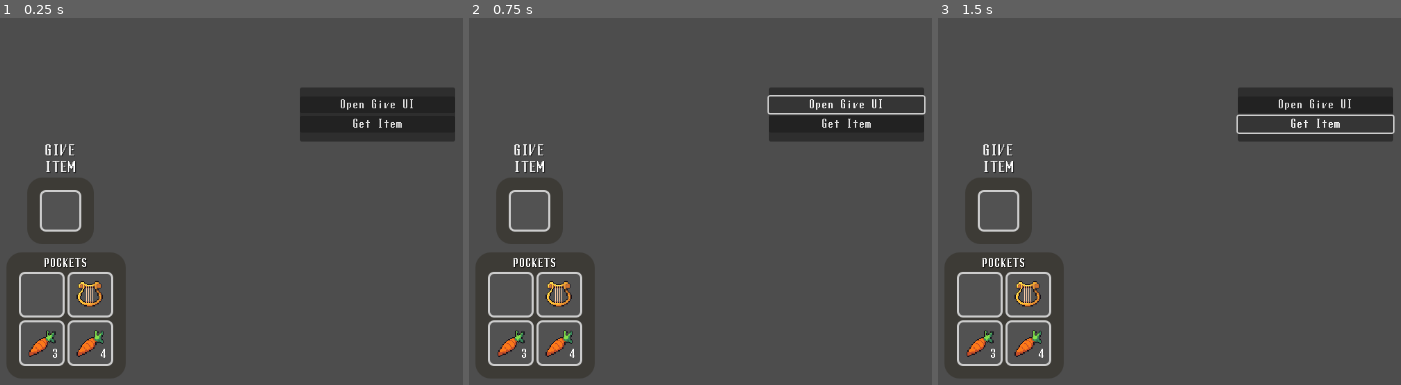
Above: before the commit, frames 1-3 (left to right).
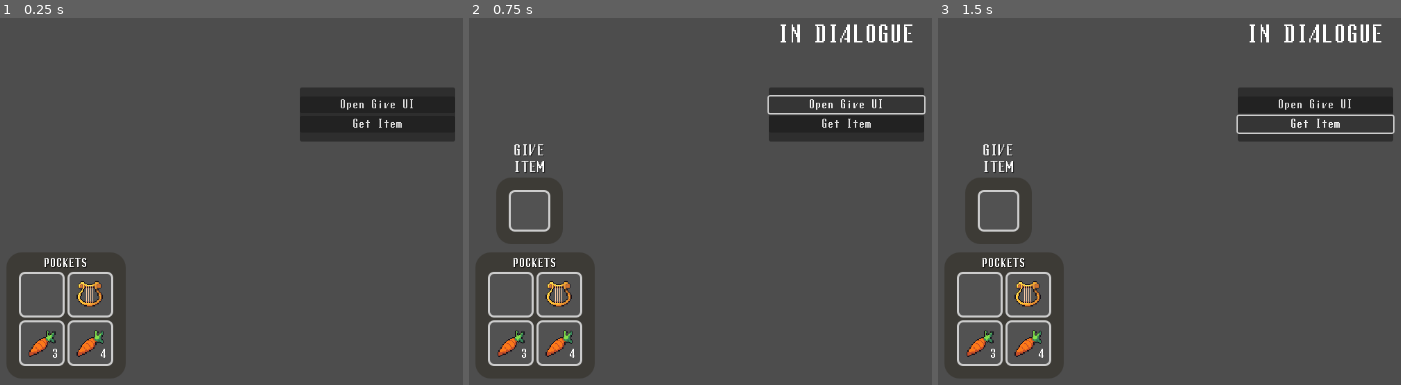
Above: after the commit, the same moments.

Repository: hamgoblin45/Fascism-Sim
Game: Godot game, scene res://Interface/inventory_ui.tscn
Same seed, same stepped clock (60 frames per second), same inputs: the game is played once before the commit and once after it.
Inputs:
- Up to frame 1 (0.25 s): no input
- Up to frame 2 (0.75 s): click "Open Give UI" at 0.5 s
- Up to frame 3 (1.5 s): click "Get Item" at 1.25 s

The runs differ from the first frame. In frame 1, 0.4% of the frame differs, in the area x 8-18%, y 34-59%; in frame 2, 0.6%, in the area x 67-96%, y 1-7%; in frame 3, 0.6%.

Commit message:
Test UI hooked up

Diff:
--- a/fasc-sim-inventory-ui/Interface/inventory_slot_ui.tscn
+++ b/fasc-sim-inventory-ui/Interface/inventory_slot_ui.tscn
@@ -14,7 +14,7 @@
 corner_radius_bottom_left = 8
 
 [node name="InventorySlotUI" type="PanelContainer"]
-custom_minimum_size = Vector2(60, 60)
+custom_minimum_size = Vector2(64, 64)
 theme_override_styles/panel = SubResource("StyleBoxFlat_2ik1e")
 script = ExtResource("1_e3oss")
 
--- a/fasc-sim-inventory-ui/Interface/inventory_ui.tscn
+++ b/fasc-sim-inventory-ui/Interface/inventory_ui.tscn
@@ -81,9 +81,9 @@
 corner_radius_bottom_right = 8
 corner_radius_bottom_left = 8
 
+[sub_resource type="StyleBoxEmpty" id="StyleBoxEmpty_3y5k6"]
+
 [sub_resource type="StyleBoxEmpty" id="StyleBoxEmpty_bjljn"]
-
-[sub_resource type="StyleBoxEmpty" id="StyleBoxEmpty_3y5k6"]
 
 [node name="InventoryControl" type="Control"]
 texture_filter = 1
@@ -148,45 +148,6 @@
 layout_mode = 2
 theme_override_styles/panel = SubResource("StyleBoxFlat_c0f0r")
 
-[node name="GrabbedSlotUI" type="PanelContainer" parent="."]
-unique_name_in_owner = true
-visible = false
-custom_minimum_size = Vector2(60, 60)
-layout_mode = 0
-offset_right = 60.0
-offset_bottom = 60.0
-mouse_filter = 2
-theme_override_styles/panel = SubResource("StyleBoxEmpty_bjljn")
-
-[node name="ItemUI" type="MarginContainer" parent="GrabbedSlotUI"]
-layout_mode = 2
-mouse_filter = 2
-theme_override_constants/margin_left = 6
-theme_override_constants/margin_top = 6
-theme_override_constants/margin_right = 6
-theme_override_constants/margin_bottom = 6
-
-[node name="GrabbedItemTexture" type="TextureRect" parent="GrabbedSlotUI/ItemUI"]
-unique_name_in_owner = true
-custom_minimum_size = Vector2(48, 48)
-layout_mode = 2
-mouse_filter = 2
-texture = ExtResource("8_bjljn")
-expand_mode = 1
-
-[node name="GrabbedQuantity" type="Label" parent="GrabbedSlotUI/ItemUI"]
-unique_name_in_owner = true
-visible = false
-layout_mode = 2
-size_flags_horizontal = 8
-size_flags_vertical = 8
-text = "10"
-
-[node name="GrabTimer" type="Timer" parent="GrabbedSlotUI"]
-unique_name_in_owner = true
-wait_time = 0.5
-one_shot = true
-
 [node name="ItemContextUI" type="PanelContainer" parent="."]
 unique_name_in_owner = true
 custom_minimum_size = Vector2(240, 0)
@@ -309,6 +270,7 @@
 text = "Split"
 
 [node name="GiveItemUI" type="PanelContainer" parent="."]
+visible = false
 layout_mode = 0
 offset_left = 71.0
 offset_top = 278.0
@@ -371,12 +333,55 @@
 size_flags_horizontal = 8
 size_flags_vertical = 8
 text = "10"
+
+[node name="GrabbedSlotUI" type="PanelContainer" parent="."]
+unique_name_in_owner = true
+visible = false
+custom_minimum_size = Vector2(60, 60)
+layout_mode = 0
+offset_right = 60.0
+offset_bottom = 60.0
+mouse_filter = 2
+theme_override_styles/panel = SubResource("StyleBoxEmpty_bjljn")
+
+[node name="ItemUI" type="MarginContainer" parent="GrabbedSlotUI"]
+layout_mode = 2
+mouse_filter = 2
+theme_override_constants/margin_left = 6
+theme_override_constants/margin_top = 6
+theme_override_constants/margin_right = 6
+theme_override_constants/margin_bottom = 6
+
+[node name="GrabbedItemTexture" type="TextureRect" parent="GrabbedSlotUI/ItemUI"]
+unique_name_in_owner = true
+custom_minimum_size = Vector2(48, 48)
+layout_mode = 2
+mouse_filter = 2
+texture = ExtResource("8_bjljn")
+expand_mode = 1
+
+[node name="GrabbedQuantity" type="Label" parent="GrabbedSlotUI/ItemUI"]
+unique_name_in_owner = true
+visible = false
+layout_mode = 2
+size_flags_horizontal = 8
+size_flags_vertical = 8
+text = "10"
+
+[node name="GrabTimer" type="Timer" parent="GrabbedSlotUI"]
+unique_name_in_owner = true
+wait_time = 0.5
+one_shot = true
 
 [node name="TestStuff" type="Control" parent="."]
 layout_mode = 1
 anchors_preset = 15
 anchor_right = 1.0
 anchor_bottom = 1.0
+offset_left = 441.0
+offset_top = 244.0
+offset_right = -441.0
+offset_bottom = -244.0
 grow_horizontal = 2
 grow_vertical = 2
 mouse_filter = 1
@@ -411,7 +416,36 @@
 mouse_filter = 1
 text = "Get Item"
 
-[connection signal="timeout" from="GrabbedSlotUI/GrabTimer" to="." method="_on_grab_timer_timeout"]
+[node name="DialogueLabel" type="Label" parent="TestStuff"]
+unique_name_in_owner = true
+visible = false
+layout_mode = 1
+anchors_preset = 8
+anchor_left = 0.5
+anchor_top = 0.5
+anchor_right = 0.5
+anchor_bottom = 0.5
+offset_left = -49.5
+offset_top = -210.0
+offset_right = 49.5
+offset_bottom = -194.0
+grow_horizontal = 2
+grow_vertical = 2
+theme_override_font_sizes/font_size = 32
+text = "IN DIALOGUE"
+horizontal_alignment = 1
+
+[node name="GiveLabel" type="Label" parent="TestStuff"]
+unique_name_in_owner = true
+visible = false
+layout_mode = 0
+offset_left = 23.0
+offset_top = 90.0
+offset_right = 248.0
+offset_bottom = 147.0
+text = "YOU GAVE THE NPC AN ITEM!"
+horizontal_alignment = 1
+
 [connection signal="mouse_entered" from="ItemContextUI" to="ItemContextUI" method="_on_mouse_entered"]
 [connection signal="mouse_exited" from="ItemContextUI" to="ItemContextUI" method="_on_mouse_exited"]
 [connection signal="pressed" from="ItemContextUI/MarginContainer/VBoxContainer/ButtonContainer/TrashButton" to="ItemContextUI" method="_on_trash_button_pressed"]
@@ -422,5 +456,6 @@
 [connection signal="value_changed" from="SplitStackUI/MarginContainer/VBoxContainer/HBoxContainer/SplitSlider" to="SplitStackUI" method="_on_split_slider_value_changed"]
 [connection signal="pressed" from="SplitStackUI/MarginContainer/VBoxContainer/SplitButton" to="SplitStackUI" method="_on_split_button_pressed"]
 [connection signal="gui_input" from="GiveItemUI/VBoxContainer/PanelContainer/MarginContainer/GiveItemSlot" to="." method="_on_give_item_slot_gui_input"]
+[connection signal="timeout" from="GrabbedSlotUI/GrabTimer" to="." method="_on_grab_timer_timeout"]
 [connection signal="pressed" from="TestStuff/TestPanel/VBoxContainer/OpenGiveUI" to="TestStuff" method="_on_open_give_ui_pressed"]
 [connection signal="pressed" from="TestStuff/TestPanel/VBoxContainer/GetItem" to="TestStuff" method="_on_get_item_pressed"]
--- a/fasc-sim-inventory-ui/test_stuff.gd
+++ b/fasc-sim-inventory-ui/test_stuff.gd
@@ -3,12 +3,18 @@
 @onready var open_give_ui: Button = $TestPanel/VBoxContainer/OpenGiveUI
 @onready var get_item: Button = $TestPanel/VBoxContainer/GetItem
 
+
 var in_dialogue: bool = false
+
+func _ready() -> void:
+	EventBus.giving_item.connect(_on_give_item)
 
 func _on_open_give_ui_pressed() -> void:
 	in_dialogue = !in_dialogue
+	%DialogueLabel.visible = in_dialogue
 	if in_dialogue:
 		EventBus.dialogue_started.emit()
+
 	else:
 		EventBus.dialogue_ended.emit()
 
@@ -18,3 +24,9 @@
 	test_slot.item_data = preload("uid://fligqycw40pd")
 	#test_slot.item_data = preload("uid://bu7k1xa16ud57")
 	EventBus.adding_item_to_inventory.emit()
+
+func _on_give_item(slot: InventorySlotData):
+	%GiveLabel.show()
+	%GiveLabel.text = "You gave the npc a[n] %s" % slot.item_data.name
+	await get_tree().create_timer(2.0).timeout
+	%GiveLabel.hide()
